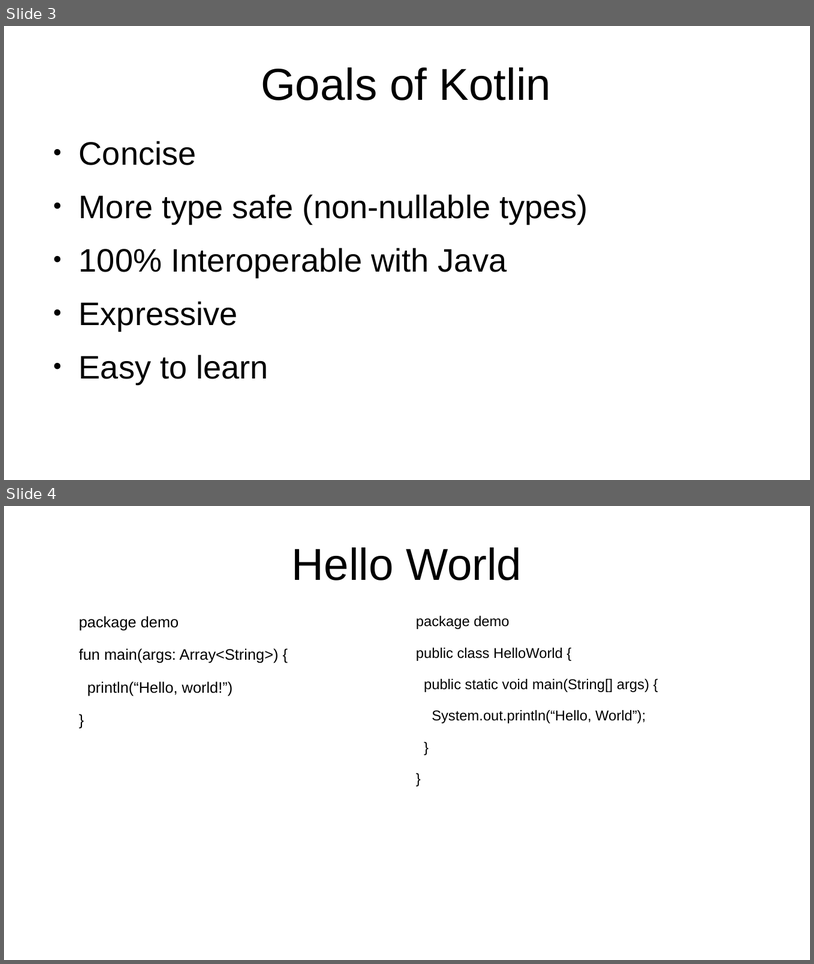
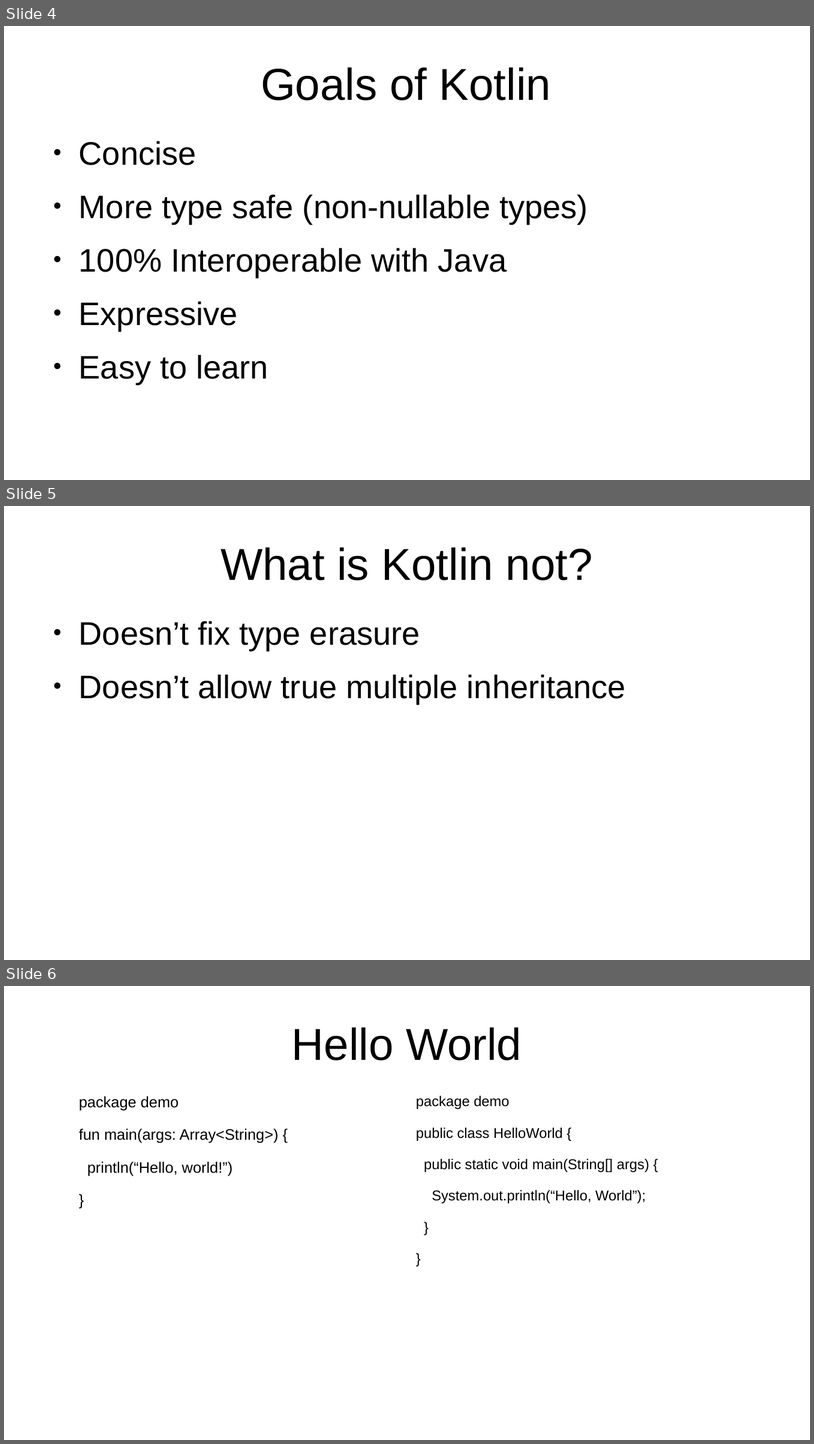
Before and after one commit to kfp/kotlin-intro, a slide deck: present.odp. Shown one above the other, each under a label of ours: slides 3 and 4 before the commit, slides 4, 5 and 6 after it. The pictures are 814x964 and 814x1444 pixels, drawn with LibreOffice and Linux fonts; fonts in the diff are those of the drawing. Boxes give left, top, right and bottom in pixels: in the first picture for what was removed or moved away, otherwise in the second. Text is boxed around its words. In the diff, an @@ line names an element or a change of style, - is before the commit and + after.

```diff
--- a/present.odp
+++ b/present.odp
@@ slide 5 added at (4, 506, 810, 960), background #FFFFFF @@
@@ title added at (221, 547, 593, 580), 44 pt, text #000000 @@
+What is Kotlin not?
@@ text added at (79, 621, 626, 703), 32 pt, text #000000 @@
+● Doesn’t fix type erasure
+● Doesn’t allow true multiple inheritance
@@ what was slide 3 is now slide 4 @@
@@ what was slide 4 is now slide 6 @@
```
Also in this commit, not shown: 3 slides changed, 1 other slide added, 1 slide removed.
